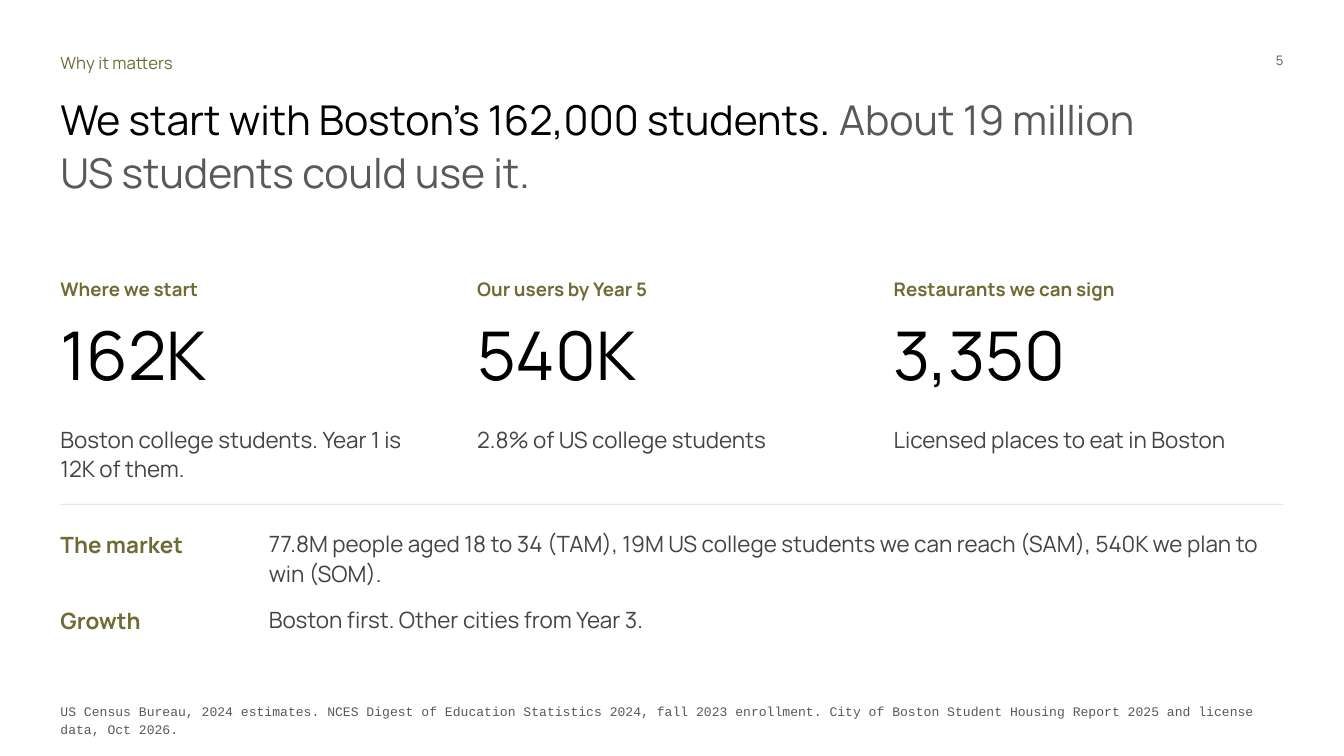
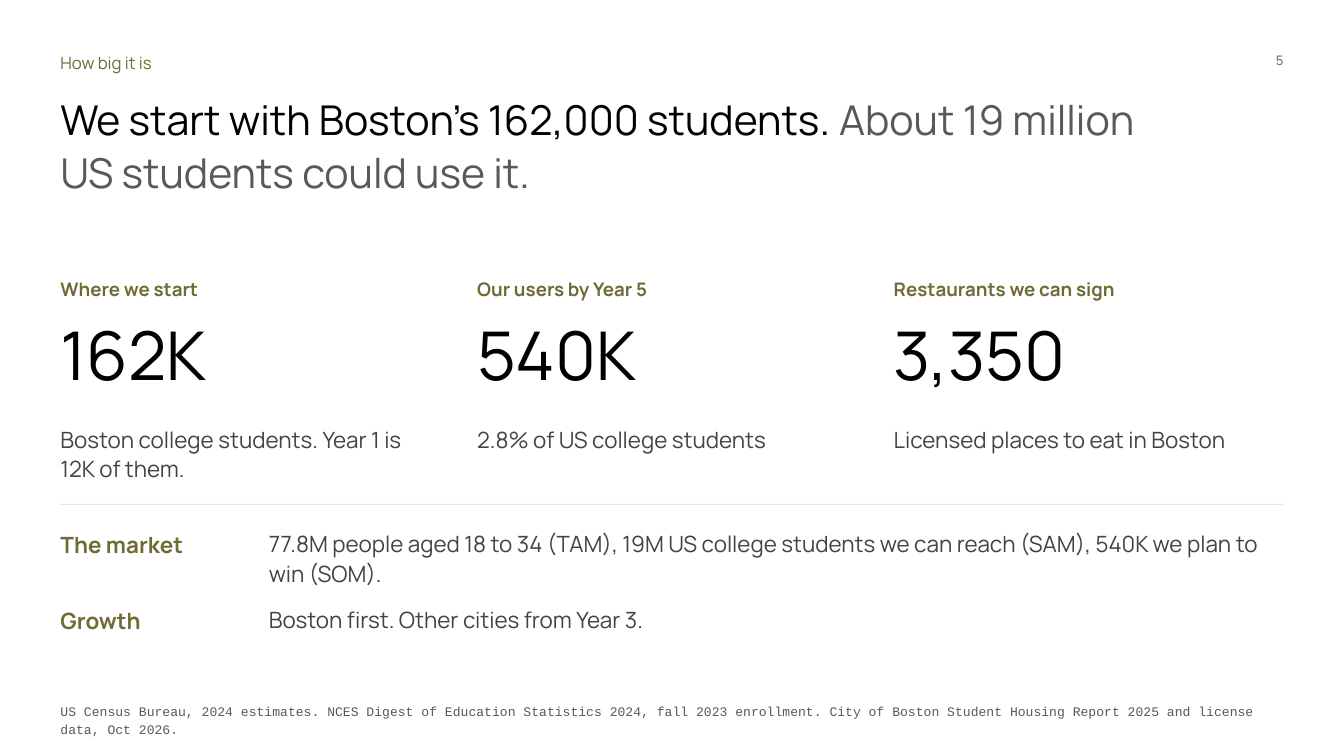
Before and after one commit to Dinguusto/Alex-s-workout-app, a slide deck: slide 5 of ENTR_4501_Gate_2_deck_readable.pptx. Drawn at 1344x756 pixels with LibreOffice and Linux fonts; fonts in the diff are those of the drawing. Boxes give left, top, right and bottom in pixels: in the first picture for what was removed or moved away, otherwise in the second. Text is boxed around its words. In the diff, an @@ line names an element or a change of style, - is before the commit and + after.

```diff
--- a/ENTR_4501_Gate_2_deck_readable.pptx
+++ b/ENTR_4501_Gate_2_deck_readable.pptx
@@ text at box(60, 57, 152, 74): text changed @@
-Why it matters
+How big it is
```
Also in this commit, not shown: 10 other slides changed.
